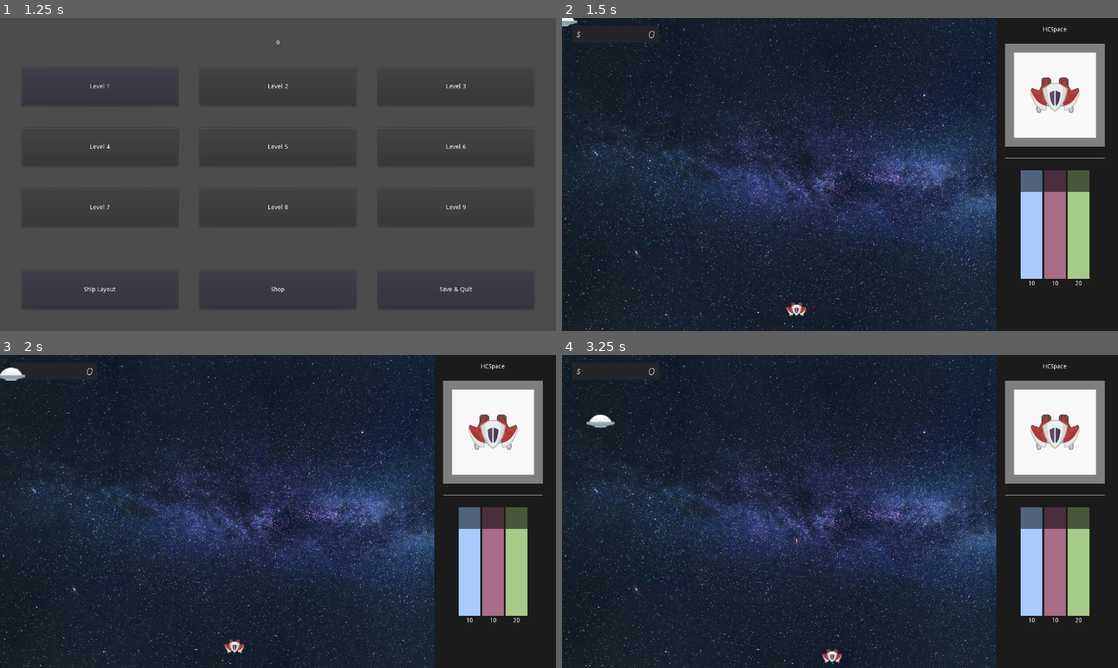
Above: before the commit, frames 1-4 (two rows, left to right).
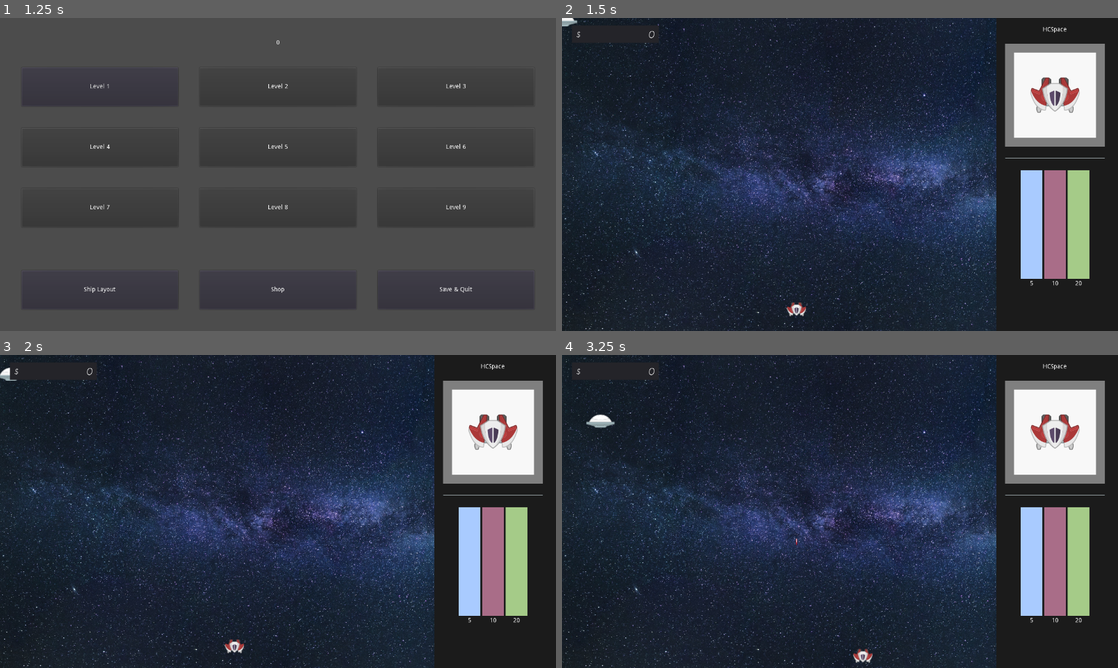
Above: after the commit, the same moments.

Repository: Kessinen/HCSpace
Game: Godot game, scene res://menus/mainmenu.tscn
Two runs of this game, one before a commit and one after it. Both use one fixed random seed, a clock stepped at 60 frames per second and the inputs below.
Inputs:
- Up to frame 1 (1.25 s): click "New Game" at 0.5 s
- Up to frame 2 (1.5 s): click "Level 1" at 1.25 s
- Up to frame 3 (2 s): no input
- Up to frame 4 (3.25 s): hold D (move_right) 2.03-2.78 s; hold Space (shoot) 2.03-2.78 s; hold S (move_down) from 2.78 s (still down); tap Space (shoot) at 2.85 s

Frame 1 is identical in both runs. In frame 2, 0.8% of the frame differs, in the area x 82-95%, y 48-86%; in frame 3, 0.9%; in frame 4, 1.1%, in the area x 46-95%, y 48-99%.

Commit message:
REIMPLEMENTED: Loot system REIMPLEMENTED: HUD update Code refactoring

Diff:
--- a/project/assets/loot/loot.gd
+++ /dev/null
@@ -1,35 +0,0 @@
-extends KinematicBody2D
-
-export var cargoSize = 1
-export var coinSpeed = 100
-var money = 1
-var attractForce = 0.1
-var velocity = Vector2.DOWN
-var playerInArea = false
-
-
-func _ready():
-	if money in range(1,10):
-		$AnimationPlayer.play("bronze")
-	elif money in range(10,99):
-		$AnimationPlayer.play("silver")
-	else:
-		$AnimationPlayer.play("gold")
-
-func _physics_process(delta):
-	if playerInArea:
-		var playerPos = global.playerPosition
-		velocity = velocity.move_toward(playerPos - position, attractForce)
-	move_and_collide(velocity * delta * coinSpeed)
-
-func attract(inArea : bool):
-	playerInArea = inArea
-
-func playerGotMe():
-	queue_free()
-
-func _exit_tree():
-	get_parent().isLevelComplete()
-
-func _on_VisibilityNotifier2D_screen_exited():
-	queue_free()
--- a/project/enemies/enemies.gd
+++ b/project/enemies/enemies.gd
@@ -7,10 +7,11 @@
 export var shield: float
 export var speed: float
 export var acceleration: float = 1000
-export(int) var minLoot: int
-export(int) var maxLoot: int
+export(float) var minLoot: float = 1
+export(float) var maxLoot: float = 1
 export(float) var rechargeShield: float
 
+onready var plLoot := preload("res://loot/loot.tscn")
 var shieldRechargeTimer = Timer.new()
 var rofTimer = Timer.new()
 var curShield: float
@@ -39,7 +40,6 @@
 	moveToTarget = move_and_slide(moveToTarget)
 
 func damage(amount):
-	print(curHitPoints)
 	if amount > curShield:
 		curHitPoints -=  amount - curShield
 		curShield = 0
@@ -49,4 +49,8 @@
 		die()
 
 func die():
+	randomize()
+	var reward = plLoot.instance()
+	reward.init(rand_range(minLoot,maxLoot), position)
+	get_parent().add_child(reward)
 	queue_free()
--- a/project/enemies/wimpy.gd
+++ b/project/enemies/wimpy.gd
@@ -1,7 +1,7 @@
 extends enemiesBase
 
 var randomPoint = Vector2.ZERO
-onready var plLoot := preload("res://assets/loot/loot.tscn")
+
 
 
 func _ready():
--- a/project/enemies/wimpy.tscn
+++ b/project/enemies/wimpy.tscn
@@ -21,6 +21,8 @@
 rateOfFire = 1.0
 speed = 100.0
 acceleration = 5.0
+minLoot = 1.0
+maxLoot = 200.0
 
 [node name="CollisionShape2D" type="CollisionShape2D" parent="."]
 modulate = Color( 1, 0, 0, 1 )
--- a/project/gui/gui.tscn
+++ b/project/gui/gui.tscn
@@ -2,7 +2,7 @@
 
 [ext_resource path="res://gui/gui.gd" type="Script" id=1]
 [ext_resource path="res://menus/mainmenu.tscn" type="PackedScene" id=2]
-[ext_resource path="res://gui/stages.tscn" type="PackedScene" id=3]
+[ext_resource path="res://gui/stageHUD.tscn" type="PackedScene" id=3]
 
 [node name="gui" type="CanvasLayer"]
 script = ExtResource( 1 )
--- /dev/null
+++ b/project/gui/stageHUD.gd
@@ -0,0 +1,37 @@
+extends Node2D
+
+onready var hpBar := $ui/VBoxContainer/HBoxContainer/VBoxContainer2/hpBar
+onready var shieldsBar := $ui/VBoxContainer/HBoxContainer/VBoxContainer/shieldsBar
+onready var energyBar := $ui/VBoxContainer/HBoxContainer/VBoxContainer3/energyBar
+
+func levelCompleted():
+	get_tree().change_scene("res://assets/gui/levelComplete.tscn")
+
+func updateLoot(amount : int):
+	var lblCash = $Panel/HBoxContainer/lblCash
+	lblCash.text = str(amount)
+
+func initBars(hp : float, shield : float, energy : float):
+	hpBar.max_value = hp
+	hpBar.value = hp
+	shieldsBar.max_value = shield
+	shieldsBar.value = shield
+	energyBar.max_value = energy
+	energyBar.value = energy
+
+func updateBars(hp : float, shield : float, energy : float):
+	if hpBar.value != hp:
+		hpBar.value = hp
+	if shieldsBar.value != shield:
+		shieldsBar.value = shield
+	if energyBar.value != energy:
+		energyBar.value = energy
+
+func _on_shieldsBar_value_changed(value):
+	$ui/VBoxContainer/HBoxContainer/VBoxContainer/lblShield.text = str(value)
+
+func _on_hpBar_value_changed(value):
+	$ui/VBoxContainer/HBoxContainer/VBoxContainer2/lblHP.text = str(value)
+
+func _on_energyBar_value_changed(value):
+	$ui/VBoxContainer/HBoxContainer/VBoxContainer3/lblEnergy.text = str(value)
--- a/project/gui/stages.tscn
+++ b/project/gui/stageHUD.tscn
@@ -2,7 +2,7 @@
 
 [ext_resource path="res://gui/sprites/shieldBar.png" type="Texture" id=1]
 [ext_resource path="res://assets/fonts/NegaraSerif-HairlineItalic.otf" type="DynamicFontData" id=2]
-[ext_resource path="res://gui/stages.gd" type="Script" id=3]
+[ext_resource path="res://gui/stageHUD.gd" type="Script" id=3]
 [ext_resource path="res://player/sprites/avatar.png" type="Texture" id=5]
 [ext_resource path="res://assets/music/placeholder.ogg" type="AudioStream" id=6]
 
@@ -22,7 +22,8 @@
 size = 24
 font_data = ExtResource( 2 )
 
-[node name="stages" type="Node2D"]
+[node name="HUD" type="Node2D"]
+z_index = 1
 script = ExtResource( 3 )
 
 [node name="borders" type="StaticBody2D" parent="."]
@@ -216,6 +217,6 @@
 stream = ExtResource( 6 )
 volume_db = -20.0
 autoplay = true
-[connection signal="value_changed" from="ui/VBoxContainer/HBoxContainer/VBoxContainer/shieldsBar" to="ui" method="_on_shieldsBar_value_changed"]
-[connection signal="value_changed" from="ui/VBoxContainer/HBoxContainer/VBoxContainer2/hpBar" to="ui" method="_on_hpBar_value_changed"]
-[connection signal="value_changed" from="ui/VBoxContainer/HBoxContainer/VBoxContainer3/energyBar" to="ui" method="_on_energyBar_value_changed"]
+[connection signal="value_changed" from="ui/VBoxContainer/HBoxContainer/VBoxContainer/shieldsBar" to="." method="_on_shieldsBar_value_changed"]
+[connection signal="value_changed" from="ui/VBoxContainer/HBoxContainer/VBoxContainer2/hpBar" to="." method="_on_hpBar_value_changed"]
+[connection signal="value_changed" from="ui/VBoxContainer/HBoxContainer/VBoxContainer3/energyBar" to="." method="_on_energyBar_value_changed"]
--- a/project/gui/stages.gd
+++ /dev/null
@@ -1,12 +0,0 @@
-extends Node2D
-
-onready var lootNode
-
-func _ready():
-	pass
-
-func _physics_process(delta):
-	pass
-
-func levelCompleted():
-	get_tree().change_scene("res://assets/gui/levelComplete.tscn")
--- /dev/null
+++ b/project/loot/loot.gd
@@ -0,0 +1,41 @@
+extends KinematicBody2D
+
+export var lootSize: int = 1
+export var coinSpeed: float = 100
+export var attractForce: float = 10
+var lootValue: int
+var target
+var velocity : Vector2
+var direction : Vector2 = Vector2.DOWN
+
+func _ready():
+	if lootValue < 10:
+		$AnimationPlayer.play("bronze")
+	elif lootValue < 100:
+		$AnimationPlayer.play("silver")
+	else:
+		$AnimationPlayer.play("gold")
+
+func _physics_process(delta):
+	move()
+
+func init(lValue: int, spawnPosition : Vector2):
+	lootValue = lValue
+	position = spawnPosition
+
+func move():
+	if target or target != null:
+		direction = target.position - position
+	direction = direction.normalized()
+	velocity = velocity.move_toward(direction * coinSpeed, attractForce)
+
+	velocity = move_and_slide(velocity)
+
+func _on_VisibilityNotifier2D_screen_exited():
+	queue_free()
+
+
+func _on_playerSearch_body_entered(body):
+	if body.is_in_group("players"):
+		if body.updateCargo(lootSize, lootValue):
+			queue_free()
--- a/project/assets/loot/loot.tscn
+++ b/project/loot/loot.tscn
@@ -1,13 +1,13 @@
 [gd_scene load_steps=8 format=2]
 
-[ext_resource path="res://assets/loot/loot.gd" type="Script" id=1]
-[ext_resource path="res://assets/loot/sprites/coin.png" type="Texture" id=2]
+[ext_resource path="res://loot/loot.gd" type="Script" id=1]
+[ext_resource path="res://loot/sprites/coin.png" type="Texture" id=2]
 
 [sub_resource type="CircleShape2D" id=1]
 radius = 9.97322
 
 [sub_resource type="CircleShape2D" id=2]
-radius = 47.3876
+radius = 14.2149
 
 [sub_resource type="Animation" id=3]
 resource_name = "bronze"
@@ -89,4 +89,5 @@
 anims/silver = SubResource( 5 )
 
 [node name="VisibilityNotifier2D" type="VisibilityNotifier2D" parent="."]
+[connection signal="body_entered" from="playerSearch" to="." method="_on_playerSearch_body_entered"]
 [connection signal="screen_exited" from="VisibilityNotifier2D" to="." method="_on_VisibilityNotifier2D_screen_exited"]
--- a/project/player/SB0.gd
+++ b/project/player/SB0.gd
@@ -3,11 +3,11 @@
 var plZip22 = preload("res://weapons/zip22.tscn")
 var rofTimer = Timer.new()
 
-
 func _ready():
 	rofTimer.one_shot = true
 	add_child(rofTimer)
-	initShip()
+	initStats()
+	$lootingArea/CollisionShape2D.shape.radius = lootingRange
 
 func _physics_process(delta):
 	pass
@@ -21,3 +21,10 @@
 func fireGuns(bullet):
 	bullet.position = get_global_position()
 	get_parent().add_child(bullet)
+
+func _on_lootingArea_body_entered(body):
+	if maxCargo - curCargo >= body.lootSize:
+		body.target = self
+
+func _on_lootingArea_body_exited(body):
+	body.target = null
--- a/project/player/sb0.tscn
+++ b/project/player/sb0.tscn
@@ -9,18 +9,21 @@
 [sub_resource type="CircleShape2D" id=2]
 radius = 70.0
 
-[node name="SB0" type="KinematicBody2D"]
+[node name="SB0" type="KinematicBody2D" groups=[
+"players",
+]]
 collision_mask = 10
 script = ExtResource( 1 )
 shipModel = "SB-0"
 maxHP = 10.0
 maxShields = 5.0
 maxEnergy = 20.0
-shipSpeed = 100.0
+shipSpeed = 200.0
 shipAcceleration = 5.0
 maxCargo = 50.0
 shieldRegenSpeed = 10.0
 energyRegenSpeed = 0.5
+lootingRange = 200.0
 
 [node name="CollisionPolygon2D" type="CollisionPolygon2D" parent="."]
 position = Vector2( 0.0701523, 0 )
@@ -43,5 +46,6 @@
 [node name="CollisionShape2D" type="CollisionShape2D" parent="lootingArea"]
 shape = SubResource( 2 )
 [connection signal="body_entered" from="damageArea" to="." method="_on_playerArea_body_entered"]
+[connection signal="body_exited" from="damageArea" to="." method="_on_damageArea_body_exited"]
 [connection signal="body_entered" from="lootingArea" to="." method="_on_lootingArea_body_entered"]
 [connection signal="body_exited" from="lootingArea" to="." method="_on_lootingArea_body_exited"]
--- a/project/player/ships.gd
+++ b/project/player/ships.gd
@@ -10,9 +10,11 @@
 export var shipAcceleration: float
 export var maxCargo: float
 export var shieldRegenSpeed: float
-export var shieldRegenAmount: float
+export var shieldRegenAmount: float = 1
+export var shieldRegenCost: float = 1
 export var energyRegenSpeed: float
-export var energyRegenAmount: float
+export var energyRegenAmount: float = 1
+export var lootingRange: float = 70
 
 var rechargeShieldsTimer := Timer.new()
 var rechargeEnergyTimer := Timer.new()
@@ -21,19 +23,22 @@
 var curHP: float = 0
 var curEnergy: float = 0
 var curCargo: float = 0
+var curLootValue: float = 0
 
 var velocity := Vector2.ZERO
 var direction := Vector2.ZERO
 
 func _ready():
-	pass
+	var hud = get_parent().get_node("HUD")
+	hud.initBars(maxHP, maxShields, maxEnergy)
 
 func _physics_process(delta):
 	rechargeShields()
 	rechargeEnergy()
 	move()
+	updateHUD()
 
-func initShip():
+func initStats():
 	curHP = maxHP
 	curShield = maxShields
 	curEnergy = maxEnergy
@@ -51,7 +56,8 @@
 	get_node("/root/global").playerPosition = position
 
 func rechargeShields():
-	if rechargeShieldsTimer.is_stopped() and curShield < maxShields:
+	if rechargeShieldsTimer.is_stopped() and curShield < maxShields and curEnergy > shieldRegenCost:
+		curEnergy -= shieldRegenCost
 		rechargeShieldsTimer.start(shieldRegenSpeed)
 		curShield += shieldRegenAmount
 		curShield = clamp(curShield, 0, maxShields)
@@ -61,6 +67,20 @@
 		rechargeEnergyTimer.start(energyRegenSpeed)
 		curEnergy += energyRegenAmount
 		curEnergy = clamp(curEnergy, 0, maxEnergy)
+
+func updateCargo(lootSize: float, lootValue: float) -> bool:
+	var cargoSpaceLeft = maxCargo - curCargo
+	if lootSize < cargoSpaceLeft:
+		curCargo += lootSize
+		curLootValue += lootValue
+		return true
+	return false
+
+func updateHUD():
+	var hud = get_parent().get_node("HUD")
+	hud.updateLoot(curLootValue)
+	hud.updateBars(curHP, curShield, curEnergy)
+	pass
 
 func damage(amount: float):
 	if curShield > amount:
--- a/project/stages/stage1.gd
+++ b/project/stages/stage1.gd
@@ -1,6 +1,6 @@
 extends Node2D
 
-onready var plGui = preload("res://gui/stages.tscn")
+onready var plGui = preload("res://gui/stageHUD.tscn")
 onready var plShip = preload("res://player/sb0.tscn")
 onready var plWhimpy = preload("res://enemies/wimpy.tscn")
 
Renamed: project/assets/loot/sprites/coin.png -> project/loot/sprites/coin.png
Not shown, changed: project/loot/sprites/coin.png.import
